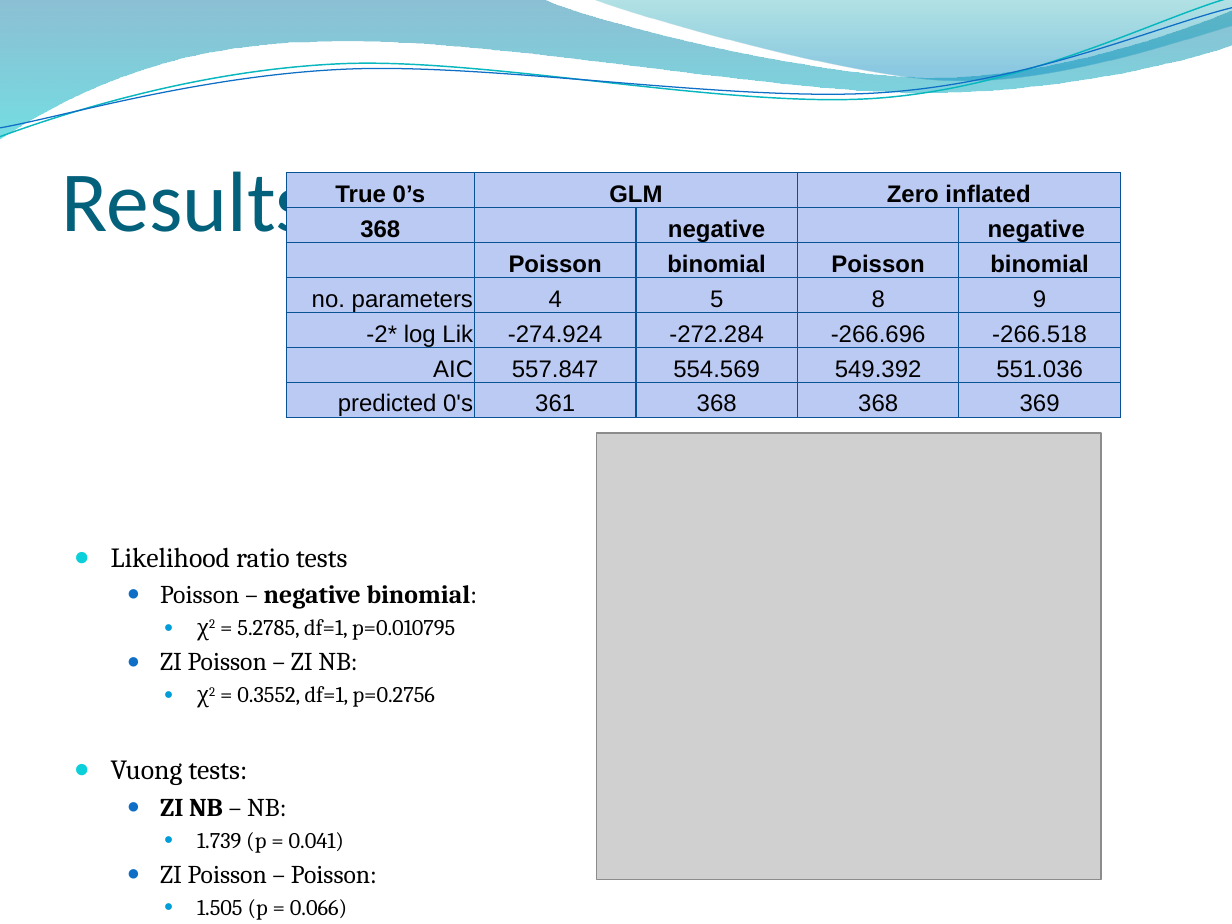
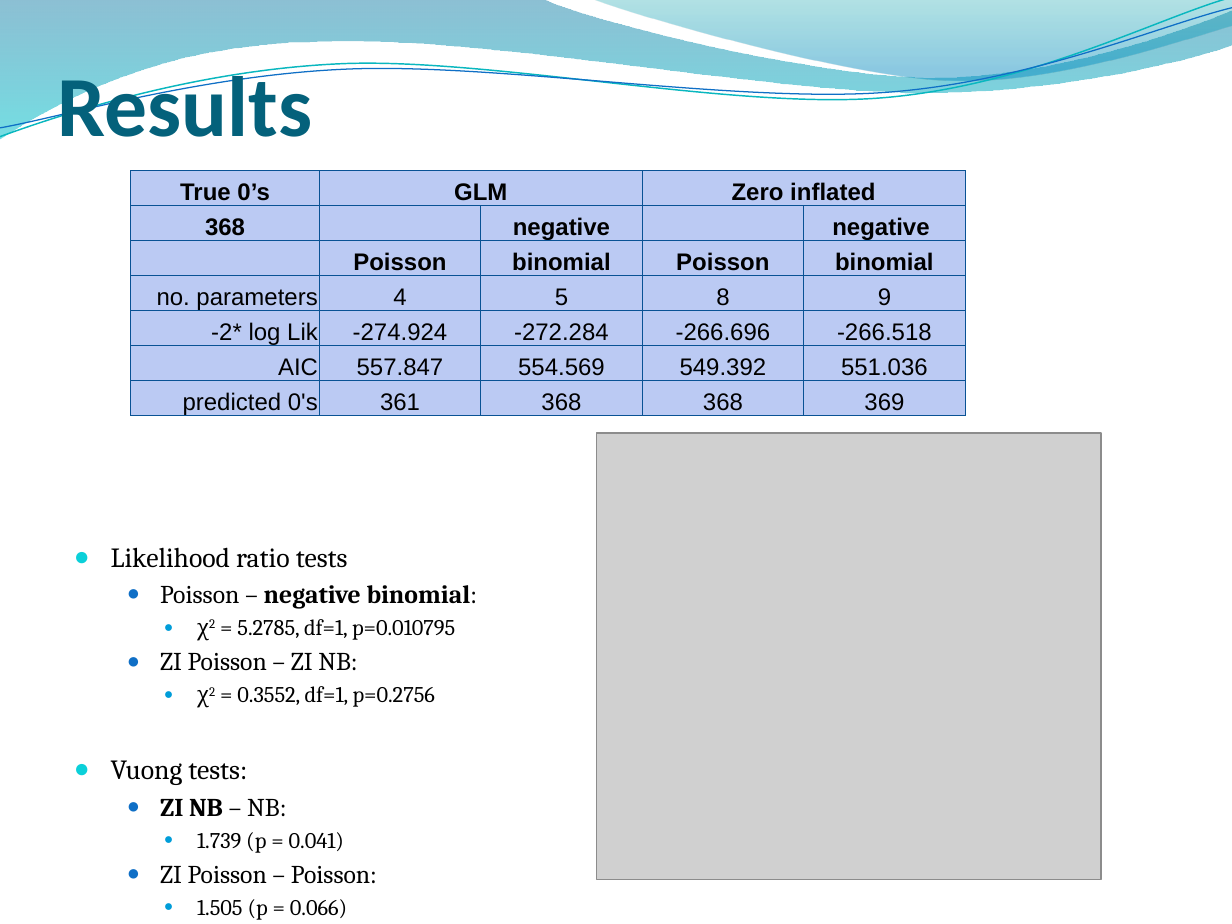
Before and after one commit to ricschuster/R_Workshop_Vienna_2018_02, a slide deck: slide 4 of ppts/Topic 9 Over-dispersion and zero-inflation.pptx. Drawn at 1232x924 pixels with LibreOffice and Linux fonts; fonts in the diff are those of the drawing; grey boxes stand for pictures; background and template pictures are left out. Boxes give left, top, right and bottom in pixels: in the first picture for what was removed or moved away, otherwise in the second. Text is boxed around its words. In the diff, an @@ line names an element or a change of style, - is before the commit and + after.

```diff
--- a/ppts/Topic 9 Over-dispersion and zero-inflation.pptx
+++ b/ppts/Topic 9 Over-dispersion and zero-inflation.pptx
@@ title "Results": place and size @@
-title "Results" at [62,171,310,251]
+title "Results" at [58,65,312,137]
@@ title "Results" at [58,65,312,137]: bold on @@
@@ table: place and size @@
-table at [286,172,1120,888]
+table at [131,171,965,642]
```
Also in this commit, not shown: 4 other slides changed, 4 other files.
